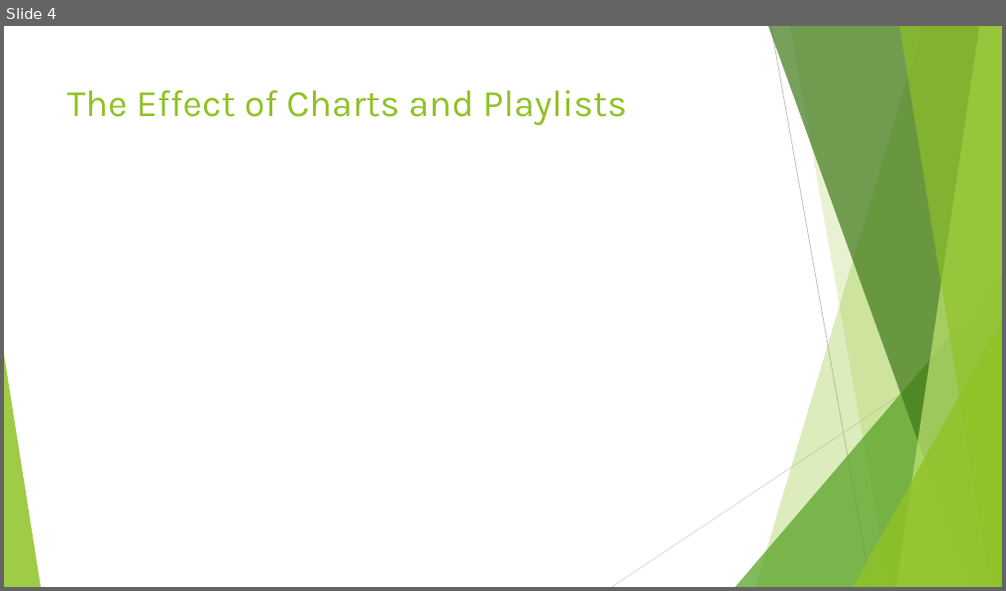
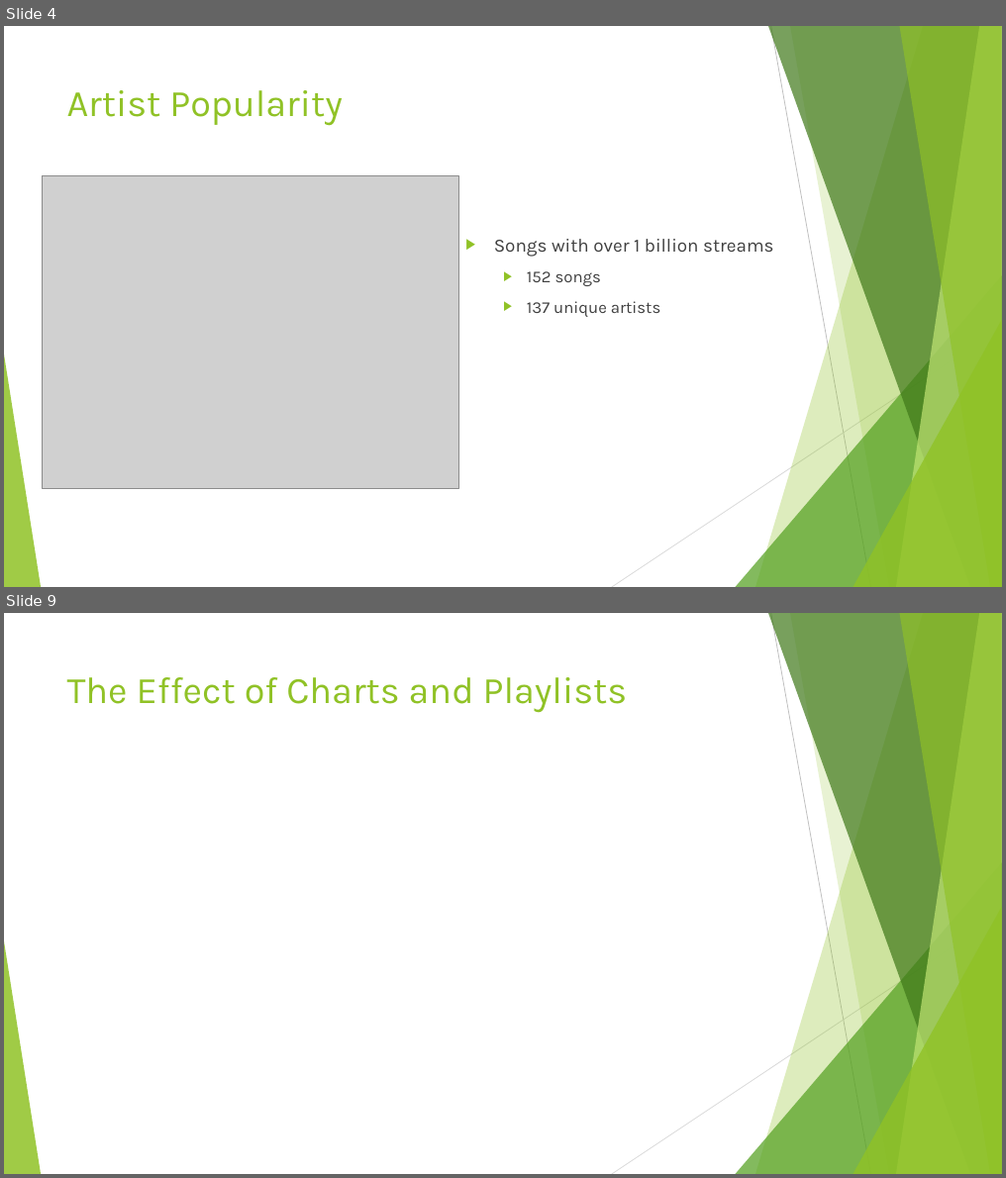
Before and after one commit to d6kramer/project-1-group-08, a slide deck: Project_1_Spotify_2023_Analysis.pptx. Shown one above the other, each under a label of ours: slide 4 before the commit, slides 4 and 9 after it; the slides between them are not shown. The pictures are 1006x591 and 1006x1178 pixels, drawn with LibreOffice and Linux fonts; fonts in the diff are those of the drawing; grey boxes stand for pictures. Boxes give left, top, right and bottom in pixels: in the first picture for what was removed or moved away, otherwise in the second. Text is boxed around its words. In the diff, an @@ line names an element or a change of style, - is before the commit and + after.

```diff
--- a/Project_1_Spotify_2023_Analysis.pptx
+++ b/Project_1_Spotify_2023_Analysis.pptx
@@ slide 4 added at <box>4,26,1002,587</box>, background #FFFFFF; not listed: 10 template elements that a slide beside it also shows @@
@@ title added at <box>67,90,343,126</box>, 36 pt, text #90C226 @@
+Artist Popularity
@@ picture added at <box>42,175,458,488</box> @@
@@ text added at <box>494,239,774,317</box>, 18 pt, text #404040 @@
+▶ Songs with over 1 billion streams
+  ▶ 152 songs
+  ▶ 137 unique artists
@@ what was slide 4 is now slide 9 @@
```
Also in this commit, not shown: 1 slide changed, 4 other slides added, 3 other files.
